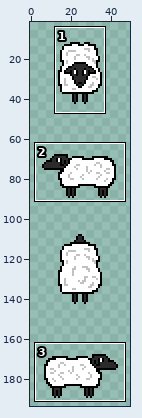
Sprite sheet, stored at resources/textures/sheep.png. The picture above shows the old version from afar; the outline marks the close-up.
Close-up. Before the edit:
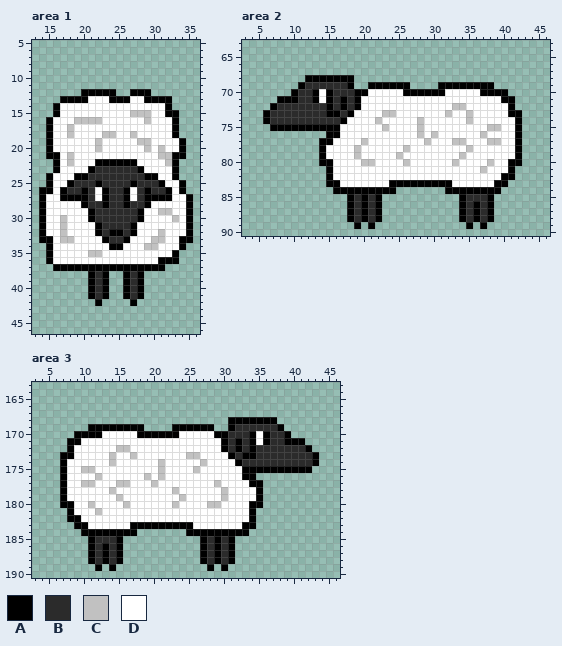
The file is 50x200 pixels. Colours within 5 levels of each other are drawn and written as one. Shown: area 1: x 13..36, y 5..46; area 2: x 3..46, y 63..90; area 3: x 3..46, y 163..190. The wide view leaves out empty margins. The commit also changed other parts of the picture, which this record leaves out.
Palette (. is transparent): A #000000  B #2b2b2b  C #c1c1c1  D #ffffff
Pixels before, area 1, first column x 14:
12 ......AAAAA..AAA......
13 ...AAAADDDAAADDAAAA...
14 ..ADDDDDDDDDDDDDDDA...
15 ..ADDDDDDDDDDCCCDDAA..
16 .ADDDCCCCDDDDDDCDDDA..
17 .ADDCDDDDDDDDDDDDDDA..
18 .ADDCDDDDCCDDCDDDDDA..
19 .ADDDDDDCDDDDDCCDDDDA.
20 .ADDDDDDCDDDDDDCDCDDA.
21 .AADCDDDDDDDDDDDDCCAA.
22 ..ADCDDDAAAAAADDDDCA..
23 ..ADDDDABBBBBBADDDDA..
24 .ADDDAABBBBBBBBAADDA..
25 .ADDABBBABBBBABBBADDA.
26 AADABBABDABBADBABBADA.
27 ADDAAAABDABBADBAAAADDA
28 ADDDDDABBABBABBADDDDDA
29 ADDDDDDABBBBBBADDCCDDA
30 ADDCDDDABBBBBBADDDDCDA
31 ADDCDDDDABBBBADDDDDDDA
32 ADDCDDDDABAABADDDCDDDA
33 AADCCDDDDABBADDDCCDDAA
34 .ADDDDDDDDAADDDCCDDDA.
35 .ADDDDDCCDDDDDDDDDDA..
36 .ADDDDDDDDDDDDDDDAAA..
37 ..AAAAAAAAAAAAAAAA....
38 .......ABA..ABA.......
39 .......ABA..ABA.......
40 .......ABA..ABA.......
41 .......ABA..ABA.......
42 ........A....A........
Pixels before, area 2, first column x 6:
68 ......AAAAAAA........................
69 .....ABBBBBBA..AAAAAA....AAAAAAAA....
70 ....ABBADABBBAADDDDDAAAAAADDDDDAAAA..
71 ..AAABBADABABADDDDDDDDDDDDDDDDDDDDAA.
72 .ABBBBBBBABABADDDDDDDDDDDDDCCDDDDDDA.
73 ABBBBBBBBAABADDDDCCDDDDDDDCDDCDDDDDAA
74 ABBBBBBBBBBADDDDCDDDDDCDDDDDDCDDDDDDA
75 .AAAAAAAAAADDDDDDCDDDDCDDDDDDDDDCCDDA
76 .........AADDDDDDDDDDDCDCDDDDDDCDDDDA
77 ........AADDDDCDDDDDDDDCDDDCCDDDCCDDA
78 ........ADDDDCDDDDDDCDDDDDDDDCDDDDDDA
79 ........ADDDDCDDDDDCDDDDDDDDCDDDDDDDA
80 ........AADDDDCCDDDDCDDDDDDCDDDDCDDAA
81 .........ADDDDDDDDDDDDDDDDDDDDDCDDDA.
82 .........ADDDDDDDDDDDDDDDDDDDDDDDDAA.
83 .........AADDDDDDDAAAAAAAAADDDDDDAA..
84 ..........AAAAAAAAA.......AAAAAAAA...
85 ............ABABA...........ABBBA....
86 ............ABABA...........ABABA....
87 ............ABABA...........ABABA....
88 ............ABABA...........ABABA....
89 .............A.A.............A.A.....
Pixels before, area 3, first column x 7:
168 ........................AAAAAAA......
169 ....AAAAAAAA....AAAAAA..ABBBBBBA.....
170 ..AAAADDDDDAAAAAADDDDDAABBBADABBA....
171 .AADDDDDDDDDDDDDDDDDDDDABABADABBAAA..
172 .ADDDDDDCCDDDDDDDDDDDDDABABABBBBBBBA.
173 AADDDDDCDDCDDDDDDDCCDDDDABAABBBBBBBBA
174 ADDDDDDCDDDDDDCDDDDDCDDDDABBBBBBBBBBA
175 ADDCCDDDDDDDDDCDDDDCDDDDDDAAAAAAAAAA.
176 ADDDDCDDDDDDCDCDDDDDDDDDDDAA.........
177 ADDCCDDDCCDDDCDDDDDDDDCDDDDAA........
178 ADDDDDDCDDDDDDDDCDDDDDDCDDDDA........
179 ADDDDDDDCDDDDDDDDCDDDDDCDDDDA........
180 AADDCDDDDCDDDDDDCDDDDCCDDDDAA........
181 .ADDDCDDDDDDDDDDDDDDDDDDDDDA.........
182 .AADDDDDDDDDDDDDDDDDDDDDDDDA.........
183 ..AADDDDDDAAAAAAAAADDDDDDDAA.........
184 ...AAAAAAAA.......AAAAAAAAA..........
185 ....ABBBA...........ABABA............
186 ....ABABA...........ABABA............
187 ....ABABA...........ABABA............
188 ....ABABA...........ABABA............
189 .....A.A.............A.A.............
Now the later version:
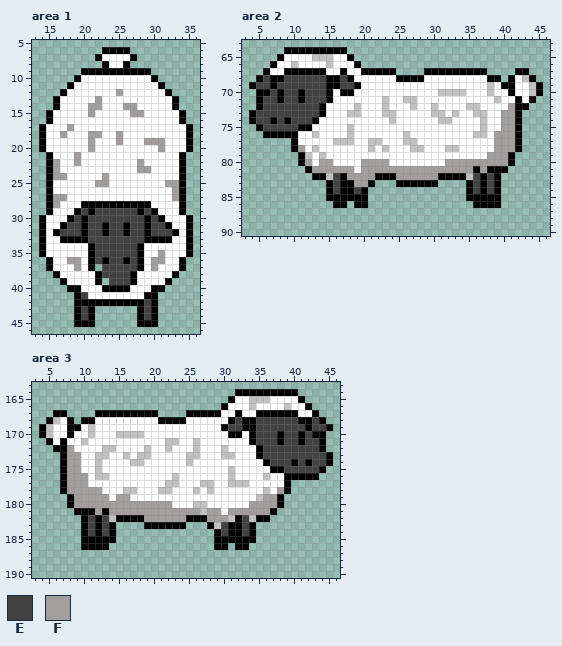
Colours new in this view: E #424242  F #a39e9e
The exact change:
Changed rows in their new state; - is an unchanged pixel.
Area 1:
first column x 14:
 6 ---------AAAA---------
 7 --------ADDDDA--------
 8 ---------ADDA---------
 9 ------AAAAAAAAAA------
10 -----ADDDDDDDDDDA-----
11 ----ADDDDDDDDDDDDA----
12 ---ADDDDDDDFDDDDDDA---
13 --ADDDD-F-DDD--DDDDA--
14 -------FF---FF----DA--
15 -AD----F-----FFD--DDA-
16 -----DDDD------D---DA-
17 AD--F--------------DDA
18 AD-FD--FFDDF-D-----DDA
19 AD-----FD--F--DFFF--DA
20 AD-----FD------D-F--DA
21 --D-DF-----------DDD--
22 -AF-DF--DDDDDDF---DDA-
23 -AF----DDDDDDDFF---DA-
24 --FF-DDDDFDDDDDDD--DA-
25 ----DDDDFFDDDDDDDDFF--
26 .--DDDDD-DDDD-DDDDDF--
27 .AFFDDDD-DDDD-DDDDDFA.
28 .AF----AA-AA-AA-----A.
29 .A---AE-EEEEEE-EADD-A.
30 ---DAEAEEEEEEEEAEA-D--
31 ---AEEAEEAEEAEEAEEA---
32 --AEEEAEEAEEAEEAEEEA--
33 -D-AAAAEEEEEEEEAAAA-D-
34 AD-----AEEEEEEADD---DA
35 AD-----AEEEEEEA--F-DDA
36 ----FF-AEAEEAEA-FFDDA-
37 -ADDDFD-.EEEEE-DFDDDA-
38 --ADDDDDAEEEEADDDDDA--
39 ---ADDDDA.EEEADDDDA---
40 ----AADDD-AA-DDDAA----
41 -----AEDDDDDDDDAA-----
42 -----AAA-AAAA-AEA-----
43 -----AEA------AEA-----
44 -----AEA------AEA-----
45 -----AAA------AAA-----
Area 2:
first column x 4:
64 -----AAAAAAAAA----------------------------
65 ----ADDDDCCCDDA---------------------------
66 ---ADDCDDDDCDDDA--------------------------
67 --ADDAAAAAADDADDAAAAA----AAAAAAAAA----AA--
68 -AEAAEEEEEE--E-DDDDDDAAAADDDDDDDDDAA-ADCA-
69 AEEAEEEEEEEAAEEADDDDDDDDDDDDDDDDDDCDAADDCA
70 -AAEAEEAEEE-DAADD-----DDDDDCCCC--DCDDADDCA
71 -AEE-EEAEEE-DDDD---C--CC-----------CDDADA-
72 -AEEEEEEEEADDDDC---C---C--C--DDCC----FAA--
73 AEEEEEEEEEADDDCC----------CCDC-DCC--FF----
74 AEEAEAEEEADDDD----D-C---D--CC--D-C--FF----
75 -AEEEEE--DDDD-C----D----D--------CDDFF----
76 --AAAAADDCDDD-C-------C-D-D-----C--FFF----
77 ------ADDDDDCCC-DCC---CC-D---DD---DFFF----
78 ------AFDCD----D-C-C--DCC---CC-D---FFF----
79 -------ACDC----D-----D--------D---FFFA.---
80 -------AFDFF----FFFF--D-----FFFFFFFFF-.---
81 --------AFFFFFF-FFFFFFFFFFFFFFFFAFAAA.----
82 ---------AACEAFFFFAAAFFFFFFAAAACEAEA..----
83 ------------EAAFFA...------....AEAE-.-----
84 -----------AE--E-....-------...-E-E-------
85 -----------AAA-A-..-----------.AAA-A------
86 ------------AA.A-..-----------..-A-A------
87 --------------.....-----------.....-------
88 --------------.....-----------.....-------
89 ---------------.-.-------------.-.--------
Area 3:
first column x 4:
164 ----------------------------AAAAAAAAA-----
165 ---------------------------ADDCCCDDDDA----
166 --------------------------ADDDCDDDDCDDA---
167 --AA----AAAAAAAAA----AAAAADDADDAAAAAADDA--
168 -ACDA-AADDDDDDDDDAAAADDDDDD-E--EEEEEEAAEA-
169 ACDDAADCDDDDDDDDDDDDDDDDDDAEEAAEEEEEEEAEEA
170 ACDDADDCD--CCCCDDDDD-----DDAAD-EEEAEEAEAA-
171 -ADADDC-----------CC--C---DDDD-EEEAEE-EEA-
172 --AAF----CCDD--C--C---C---CDDDDAEEEEEEEEA-
173 ----FF--CCD-CDCC----------CCDDDAEEEEEEEEEA
174 ----FF--C-D--CC--D---C-D----DDDDAEEEAEAEEA
175 ----FFDDC--------D----D----C-DDDD--EEEEEA-
176 ----FFF--C-----D-D-C-------C-DDDCDDAAAAA--
177 ----FFFD---DD---D-CC---CCD-CCCDDDDDA------
178 ----FFFFF-D-CC---CCD--C-C-D----DCDFA------
179 ---.AFFFFF-FF-------D-----D----CFFA-------
180 ---.-FFFFFFFFFFFFFFD--CCDD----FFFFA-------
181 ----.AAAFAFFFFFFFFFFFFFCFF-FFFFFFA--------
182 ----..AEAECAAAAFFFFFFAAAFFFCAECAA---------
183 -----.-EAEA....------...ACEAAE------------
184 -------E-E-...-------....-E--EA-----------
185 ------A-AAA.-----------..-A-AAA-----------
186 ------A-A-..-----------..-A.AA------------
187 -------.....-----------.....--------------
188 -------.....-----------.....--------------
189 --------.-.-------------.-.---------------
Boxes around the changes in both close-ups, in picture pixels (x1, y1, x2, y2):
changed: (39, 47, 193, 327)
changed: (249, 47, 543, 229)
changed: (39, 389, 333, 571)
